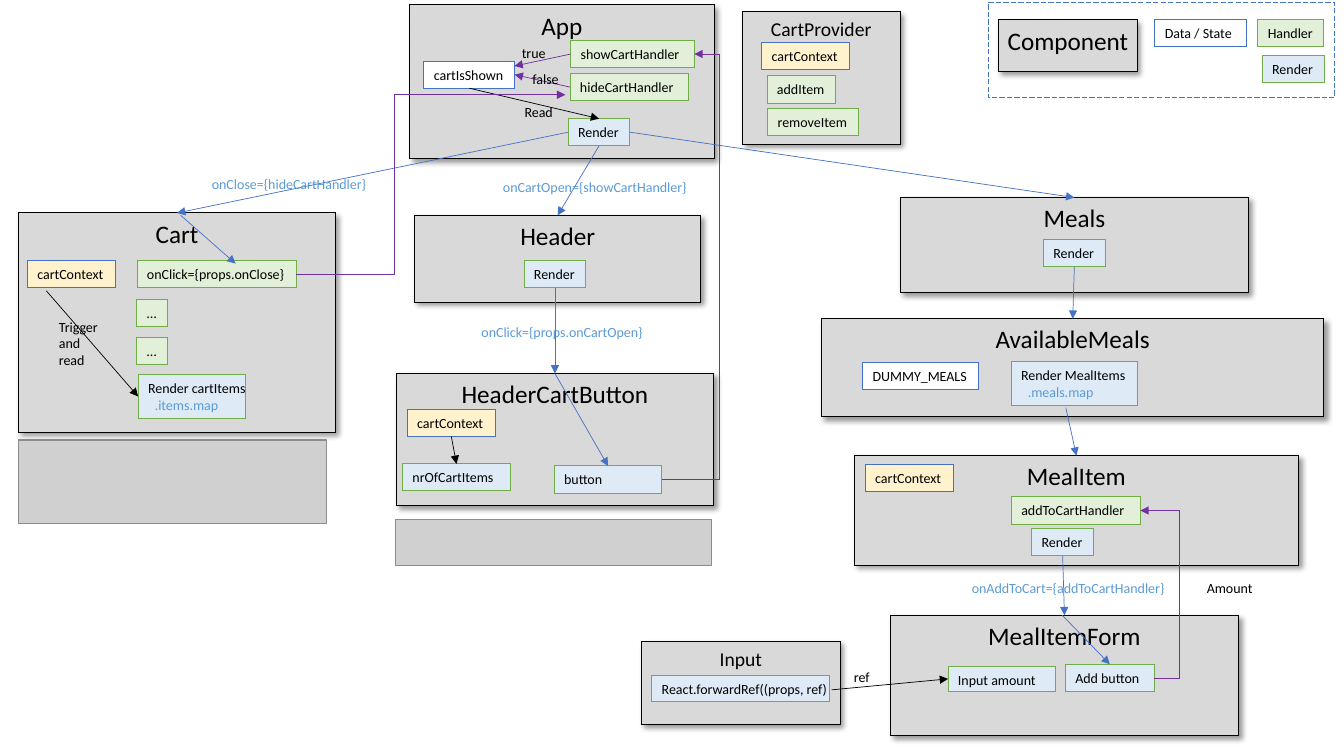
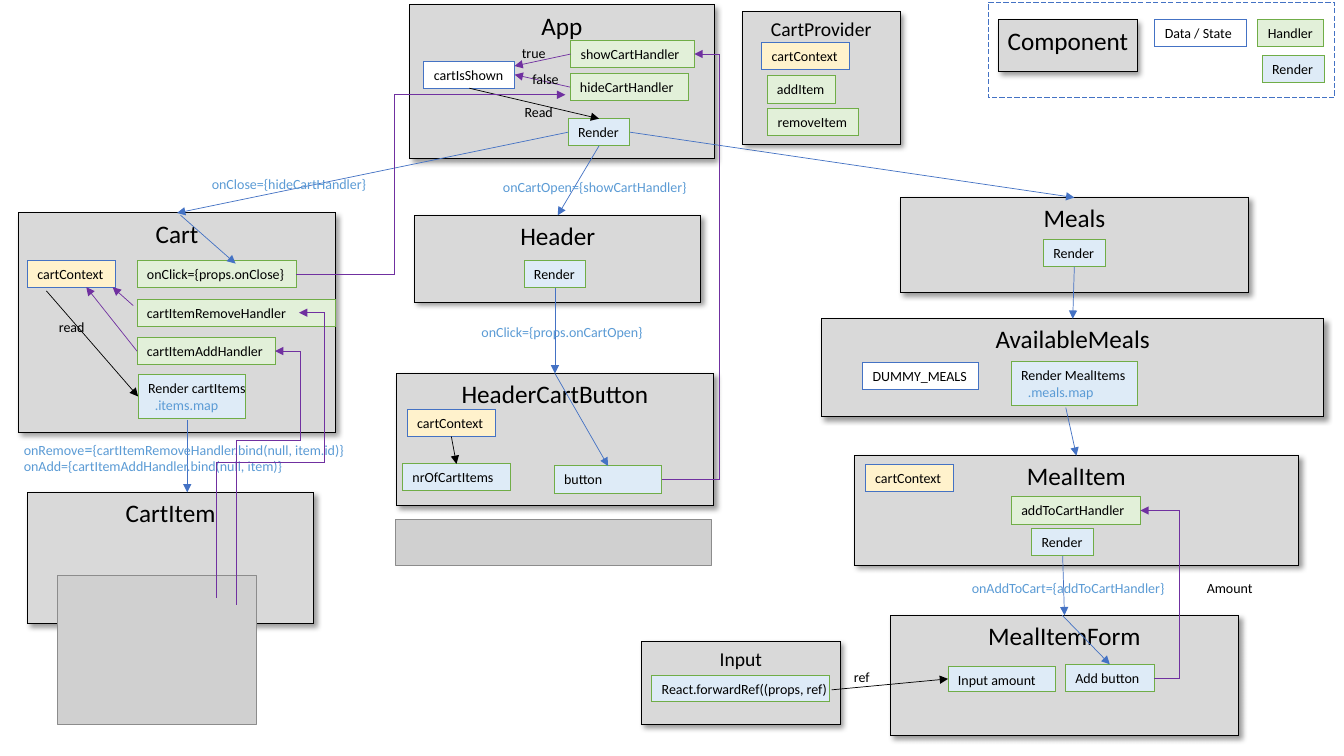
Before and after one commit to brameldering/bram-food-app, a slide deck: slide 1 of Software Architecture.pptx. Drawn at 1344x756 pixels with LibreOffice and Linux fonts; fonts in the diff are those of the drawing; grey boxes stand for pictures. Boxes give left, top, right and bottom in pixels: in the first picture for what was removed or moved away, otherwise in the second. Text is boxed around its words. In the diff, an @@ line names an element or a change of style, - is before the commit and + after.

Commit message:
Add add and remove logic to CartItem and Reducer

```diff
--- a/Software Architecture.pptx
+++ b/Software Architecture.pptx
@@ arrow added from (137, 351) to (87, 287), #7030A0 0.5 pt @@
@@ arrow added from (133, 306) to (113, 287), #7030A0 0.5 pt @@
@@ rectangle removed at box(137, 299, 168, 327) @@
-…
@@ rectangle added at box(137, 299, 336, 327), fill #E2F0D9, outline #70AD47 0.75 pt, 10 pt, text #000000 @@
+cartItemRemoveHandler
@@ text at box(59, 320, 85, 336): text changed @@
-Trigger and read
+read
@@ elbow arrow added from (217, 598) to (299, 313), #7030A0 0.5 pt @@
@@ rectangle "cartItemAddHandler": place and size @@
-rectangle "cartItemAddHandler" at box(137, 338, 168, 365)
+rectangle "cartItemAddHandler" at box(137, 338, 275, 365)
@@ text in rectangle at box(147, 346, 263, 356): text changed @@
-…
+cartItemAddHandler
@@ elbow arrow added from (237, 605) to (275, 351), #7030A0 0.5 pt @@
@@ arrow added from (188, 419) to (188, 492), #4472C4 0.5 pt @@
@@ picture removed at box(19, 441, 328, 524) @@
@@ text added at box(24, 443, 343, 476), 10 pt, text #5B9BD5 @@
+onRemove={cartItemRemoveHandler.bind(null, item.id)}
+onAdd={cartItemAddHandler.bind(null, item)}
@@ rectangle added at box(27, 493, 314, 624), fill #D9D9D9, outline #000000 0.75 pt, 18 pt, text #000000 @@
+CartItem
@@ picture added at box(58, 576, 257, 725) @@
```
Also in this commit, not shown: 3 other files.
